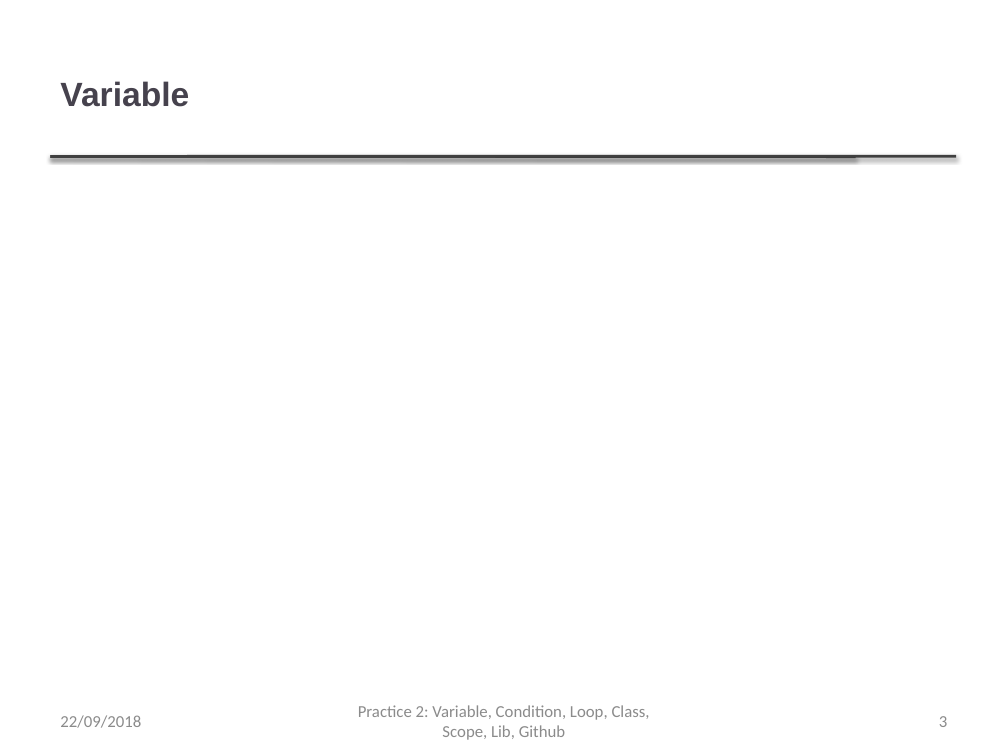
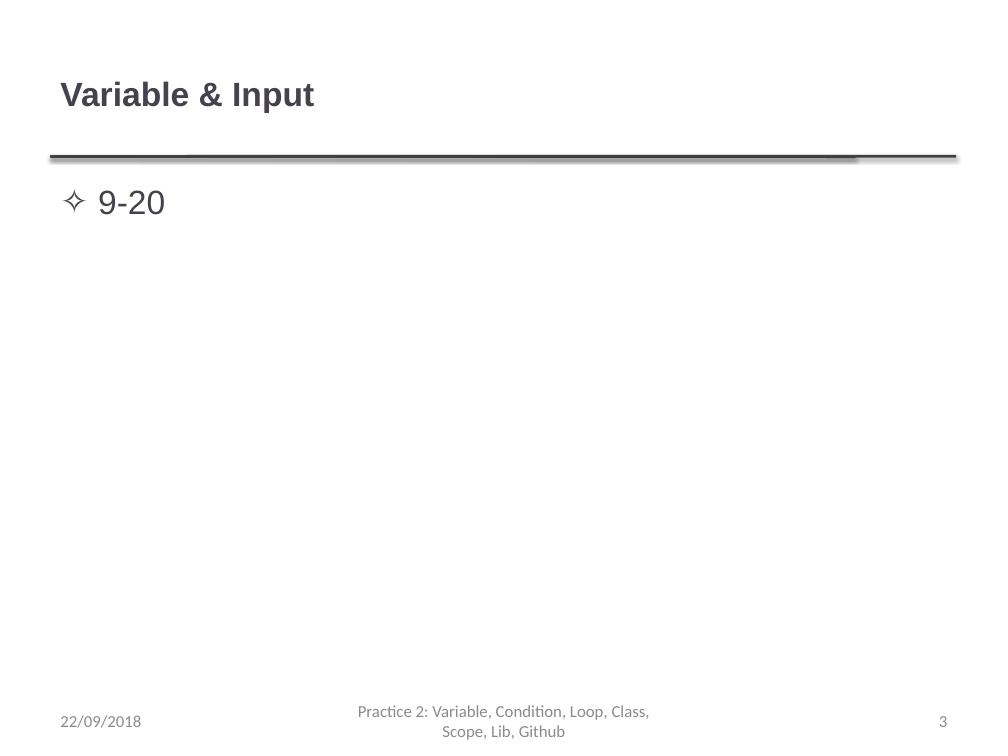
Before and after one commit to thanqminh/thanqminh.github.io, a slide deck: slide 3 of courses/oopjava/practice2.pptx. Drawn at 1008x756 pixels with LibreOffice and Linux fonts; fonts in the diff are those of the drawing. Boxes give left, top, right and bottom in pixels: in the first picture for what was removed or moved away, otherwise in the second. Text is boxed around its words. In the diff, an @@ line names an element or a change of style, - is before the commit and + after.

```diff
--- a/courses/oopjava/practice2.pptx
+++ b/courses/oopjava/practice2.pptx
@@ title at [60, 81, 314, 113]: text changed @@
-Variable
+Variable & Input
@@ text added at [98, 190, 165, 215], 24 pt, text #46424D @@
+✧ 9-20
```
Also in this commit, not shown: 7 other slides changed, 2 slides removed, 2 other files.
